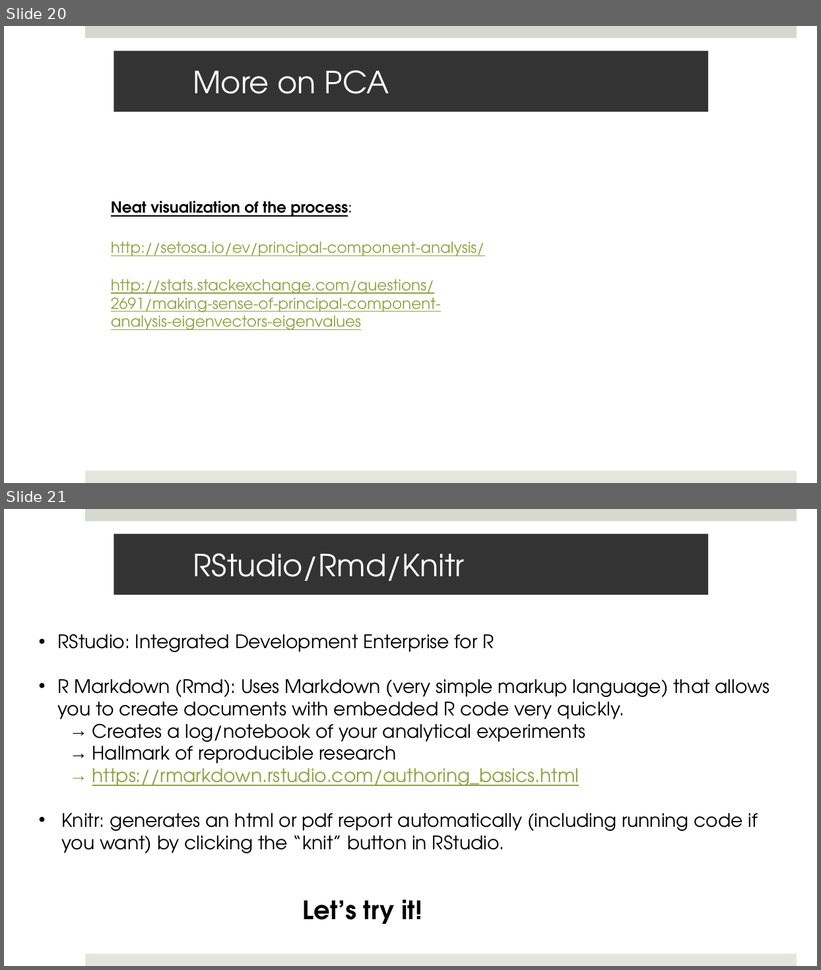
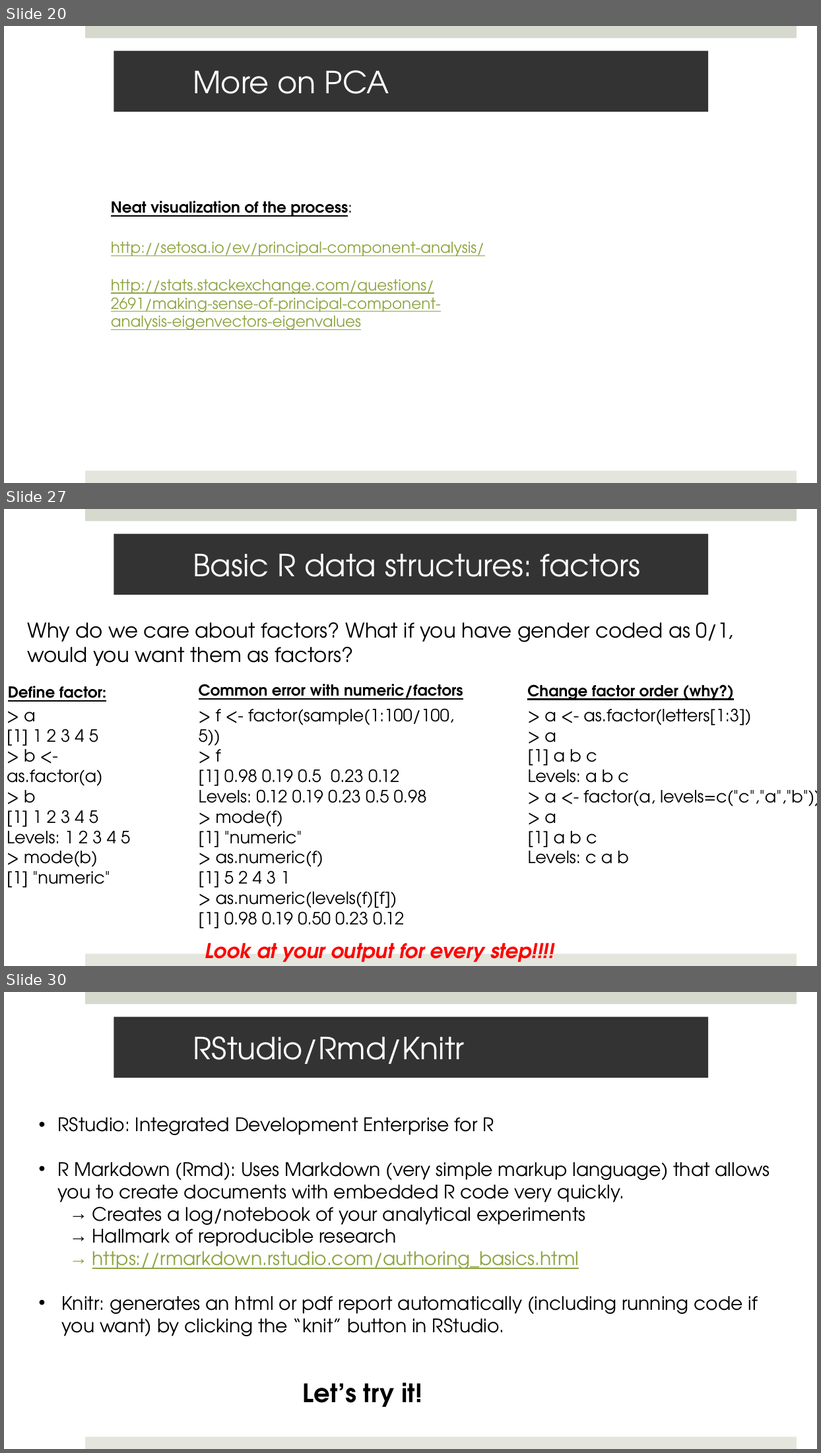
Before and after one commit to Mathelab/OHSI_DataAnalytics_Aug2019, a slide deck: Lectures/OHSI_DataAnalytics_LookingAtData_R_Git.pptx. Shown one above the other, each under a label of ours: slides 20 and 21 before the commit, slides 20, 27 and 30 after it; the slides between them are not shown. The pictures are 821x970 and 821x1453 pixels, drawn with LibreOffice and Linux fonts; fonts in the diff are those of the drawing. Boxes give left, top, right and bottom in pixels: in the first picture for what was removed or moved away, otherwise in the second. Text is boxed around its words. In the diff, an @@ line names an element or a change of style, - is before the commit and + after.

Commit message:
Updated slides

```diff
--- a/Lectures/OHSI_DataAnalytics_LookingAtData_R_Git.pptx
+++ b/Lectures/OHSI_DataAnalytics_LookingAtData_R_Git.pptx
@@ slide 27 added at <box>4,509,817,966</box>, background #FFFFFF; not listed: 2 template elements that a slide beside it also shows @@
@@ title added at <box>114,534,708,595</box>, fill #333333, 36 pt, text #FFFFFF @@
+Basic R data structures: factors
@@ text added at <box>28,623,733,666</box>, 24 pt, text #000000 @@
+Why do we care about factors? What if you have gender coded as 0/1, would you want them as factors?
@@ text added at <box>8,686,107,702</box>, 18 pt, text #000000, bold, underline @@
+Define factor:
@@ text added at <box>199,684,463,700</box>, 18 pt, text #000000, bold, underline @@
+Common error with numeric/factors
@@ text added at <box>527,685,734,700</box>, 18 pt, text #000000, bold, underline @@
+Change factor order (why?)
@@ text added at <box>7,712,130,885</box>, 20 pt, text #000000 @@
+> a
+[1] 1 2 3 4 5
+> b <- as.factor(a)
+> b
+[1] 1 2 3 4 5
+Levels: 1 2 3 4 5
+> mode(b)
+[1] "numeric"
@@ text added at <box>199,708,454,929</box>, 20 pt, text #000000 @@
+> f <- factor(sample(1:100/100, 5))
+> f
+[1] 0.98 0.19 0.5 0.23 0.12
+Levels: 0.12 0.19 0.23 0.5 0.98
+> mode(f)
+[1] "numeric"
+> as.numeric(f)
+[1] 5 2 4 3 1
+> as.numeric(levels(f)[f])
+[1] 0.98 0.19 0.50 0.23 0.12
@@ text added at <box>528,708,817,864</box>, 20 pt, text #000000 @@
+> a <- as.factor(letters[1:3])
+> a
+[1] a b c
+Levels: a b c
+> a <- factor(a, levels=c("c","a","b"))
+> a
+[1] a b c
+Levels: c a b
@@ text added at <box>205,943,554,962</box>, 24 pt, text #FF0000, bold, italic @@
+Look at your output for every step!!!!
@@ what was slide 21 is now slide 30 @@
```
Also in this commit, not shown: 8 other slides added, 1 other file.
